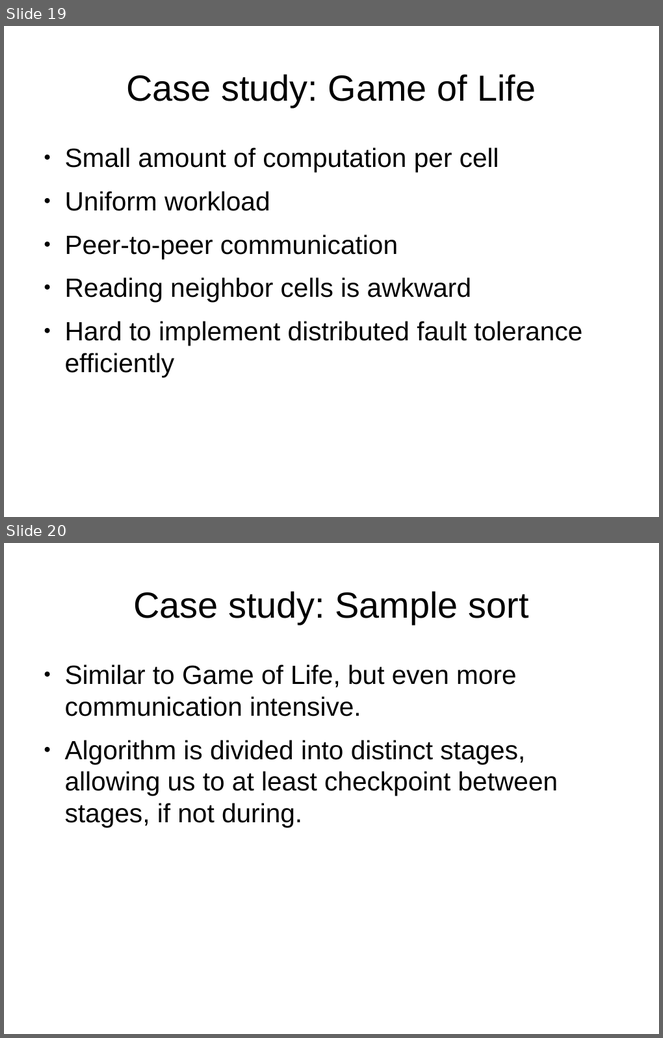
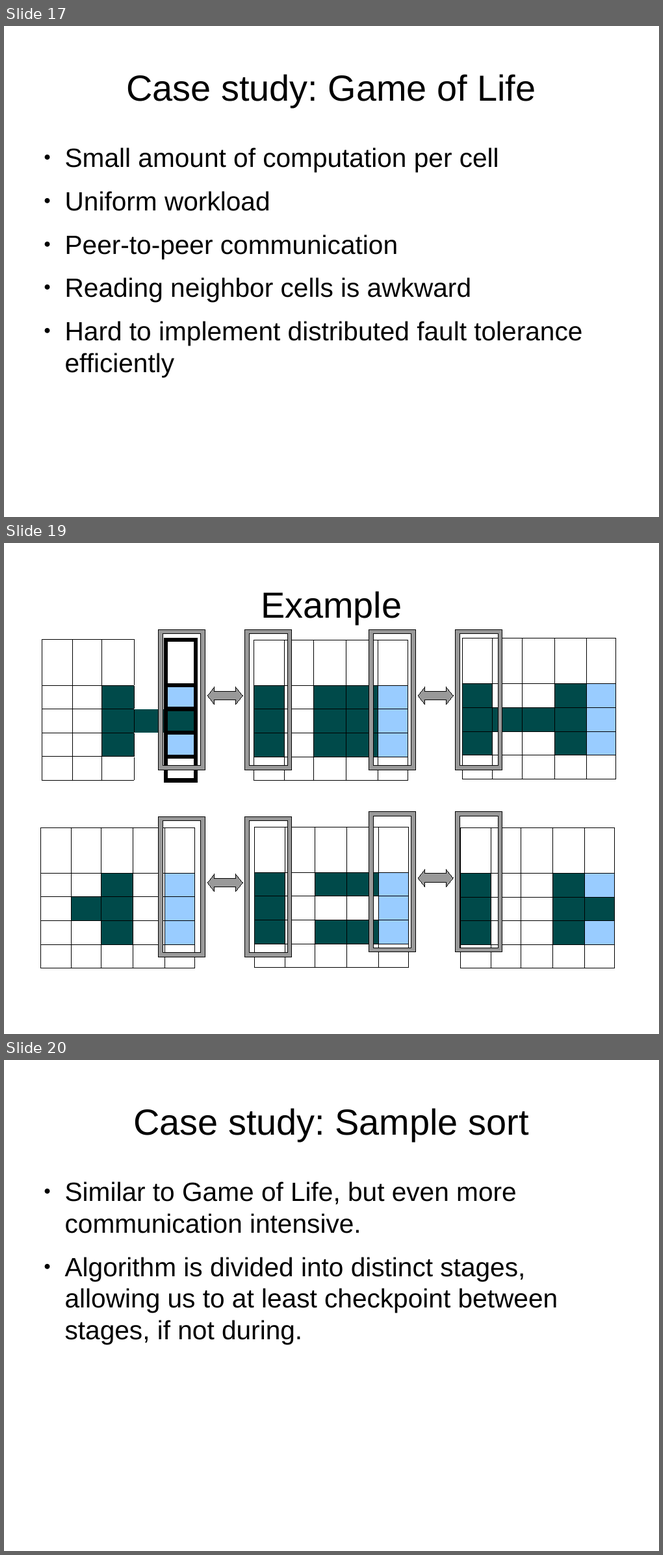
Before and after one commit to FractalDesigns/cowichan-1, a slide deck: miscellaneous/2010-12/slides.odp. Shown one above the other, each under a label of ours: slides 19 and 20 before the commit, slides 17, 19 and 20 after it; the slides between them are not shown. The pictures are 663x1038 and 663x1555 pixels, drawn with LibreOffice and Linux fonts; fonts in the diff are those of the drawing; background and template pictures are left out. Boxes give left, top, right and bottom in pixels: in the first picture for what was removed or moved away, otherwise in the second. Text is boxed around its words. In the diff, an @@ line names an element or a change of style, - is before the commit and + after.

```diff
--- a/miscellaneous/2010-12/slides.odp
+++ b/miscellaneous/2010-12/slides.odp
@@ slide 19 added at (x1=4, y1=543, x2=659, y2=1034), background picture (left out) @@
@@ title added at (x1=261, y1=591, x2=402, y2=624), 44 pt, text #000000 @@
+Example
@@ table added at (x1=42, y1=640, x2=196, y2=754), 5 rows, 5 columns @@
+ |  |  |  | 
+ |  |  |  | 
+ |  |  |  | 
+ |  |  |  | 
+ |  |  |  | 
@@ frame added at (x1=159, y1=630, x2=206, y2=770), fill #999999, outline #000000 0 pt @@
@@ frame added at (x1=245, y1=630, x2=293, y2=770), fill #999999, outline #000000 0 pt @@
@@ table added at (x1=254, y1=640, x2=408, y2=754), 5 rows, 5 columns @@
+ |  |  |  | 
+ |  |  |  | 
+ |  |  |  | 
+ |  |  |  | 
+ |  |  |  | 
@@ frame added at (x1=369, y1=630, x2=416, y2=770), fill #999999, outline #000000 0 pt @@
@@ frame added at (x1=456, y1=630, x2=503, y2=770), fill #999999, outline #000000 0 pt @@
@@ table added at (x1=462, y1=638, x2=616, y2=752), 5 rows, 5 columns @@
+ |  |  |  | 
+ |  |  |  | 
+ |  |  |  | 
+ |  |  |  | 
+ |  |  |  | 
@@ left right arrow added at (x1=208, y1=687, x2=243, y2=705), fill #999999, outline #000000 0 pt @@
@@ left right arrow added at (x1=419, y1=687, x2=454, y2=705), fill #999999, outline #000000 0 pt @@
@@ frame added at (x1=369, y1=812, x2=416, y2=953), fill #999999, outline #000000 0 pt @@
@@ frame added at (x1=456, y1=812, x2=503, y2=953), fill #999999, outline #000000 0 pt @@
@@ table added at (x1=41, y1=828, x2=195, y2=941), 5 rows, 5 columns @@
+ |  |  |  | 
+ |  |  |  | 
+ |  |  |  | 
+ |  |  |  | 
+ |  |  |  | 
@@ frame added at (x1=159, y1=817, x2=206, y2=958), fill #999999, outline #000000 0 pt @@
@@ frame added at (x1=245, y1=817, x2=293, y2=958), fill #999999, outline #000000 0 pt @@
@@ table added at (x1=255, y1=827, x2=409, y2=941), 5 rows, 5 columns @@
+ |  |  |  | 
+ |  |  |  | 
+ |  |  |  | 
+ |  |  |  | 
+ |  |  |  | 
@@ table added at (x1=461, y1=828, x2=615, y2=941), 5 rows, 5 columns @@
+ |  |  |  | 
+ |  |  |  | 
+ |  |  |  | 
+ |  |  |  | 
+ |  |  |  | 
@@ left right arrow added at (x1=208, y1=874, x2=243, y2=892), fill #999999, outline #000000 0 pt @@
@@ left right arrow added at (x1=419, y1=869, x2=454, y2=887), fill #999999, outline #000000 0 pt @@
@@ what was slide 19 is now slide 17 @@
```
Also in this commit, not shown: 10 slides changed, 2 other slides added, 3 slides removed.
